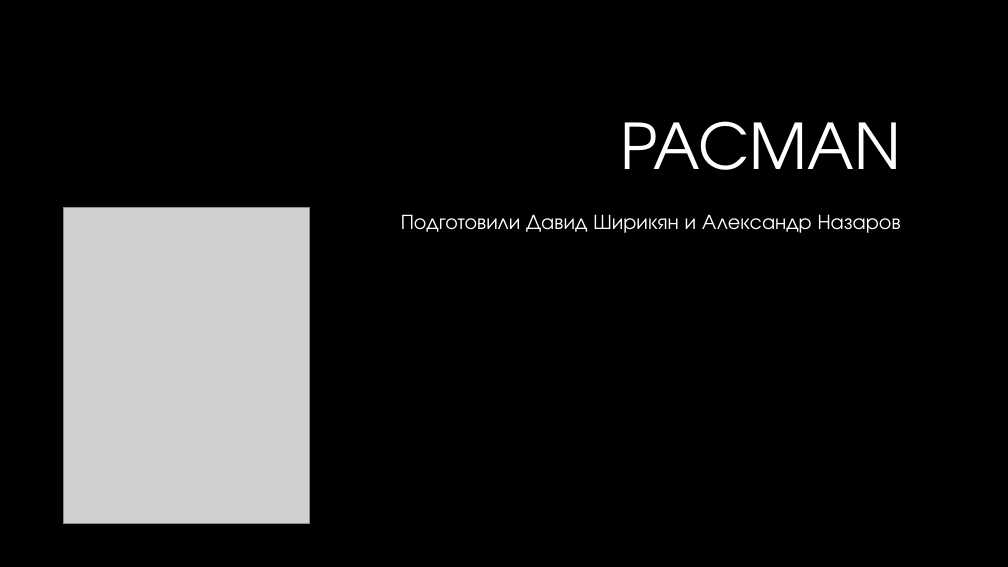
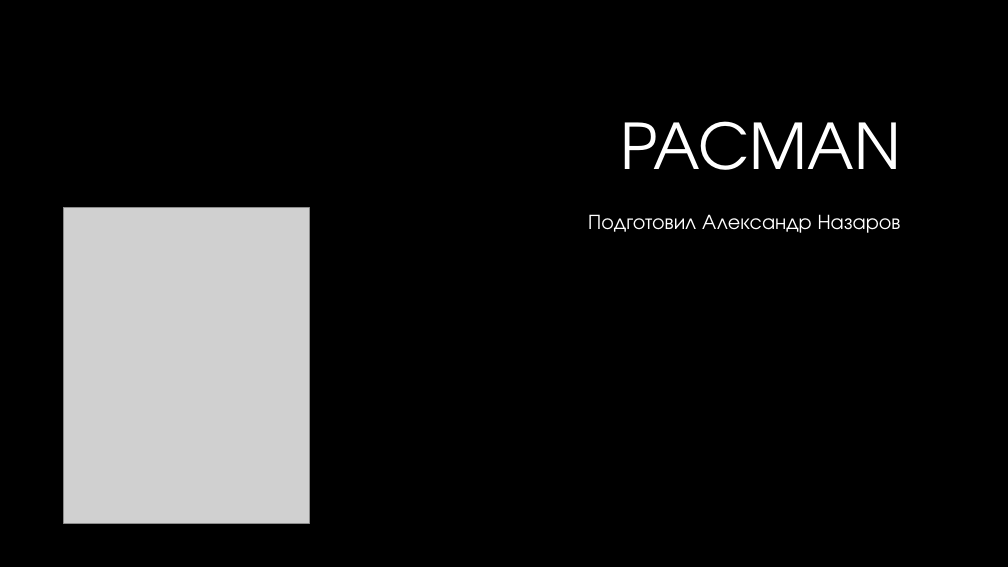
Before and after one commit to VolanDeMort9001/PacMan, a slide deck: slide 1 of data/Pacman.pptx. Drawn at 1008x567 pixels with LibreOffice and Linux fonts; fonts in the diff are those of the drawing; grey boxes stand for pictures; background and template pictures are left out. Boxes give left, top, right and bottom in pixels: in the first picture for what was removed or moved away, otherwise in the second. Text is boxed around its words. In the diff, an @@ line names an element or a change of style, - is before the commit and + after.

```diff
--- a/data/Pacman.pptx
+++ b/data/Pacman.pptx
@@ subtitle at (588,214,901,233): text changed @@
-Подготовили Давид Ширикян и Александр Назаров
+Подготовил Александр Назаров
```
Also in this commit, not shown: 5 other slides changed, 2 other files.
